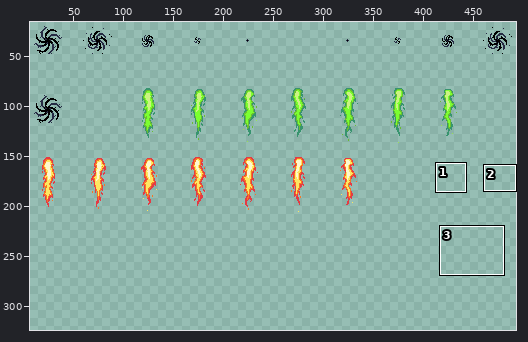
Two states of a sprite sheet, Nevermore Unity Project/Assets/Art Assets/Alex/Projectile Effects/magiceffects.png. Above, an overview of the earlier version with the close-up marked.
Close-up. As it was:
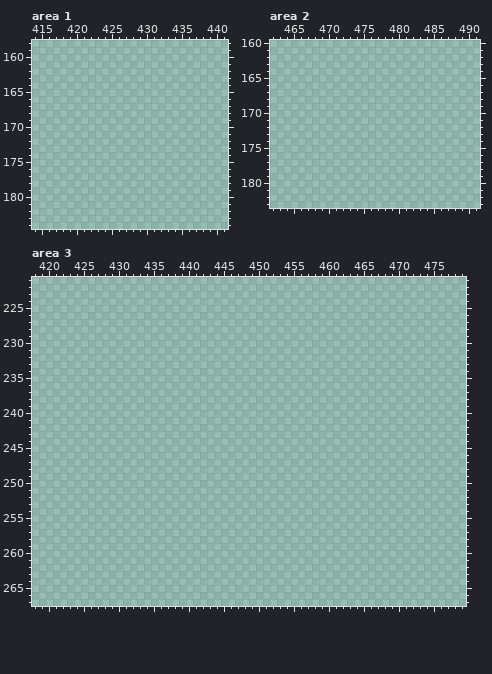
The file is 512x512 pixels. Shown: area 1: x 414..441, y 158..184; area 2: x 462..491, y 160..183; area 3: x 418..479, y 221..267. The old version is drawn lined up with the new one. The wide view leaves out empty margins. The commit also changed other parts of the picture, which this record leaves out.
After:
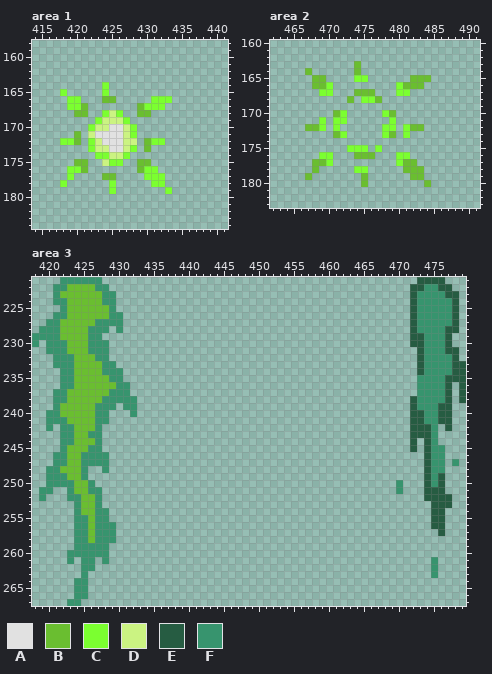
Palette (. is transparent): A #e1e1e1  B #6abe30  C #7bff30  D #cbf382  E #265c42  F #37946e
Diff:
drawings rearranged on the sheet (the old picture shows each at its new place; 6 dropped ones are not shown)
Area 1:
y 164: x 424 . -> C
y 165: x 418 . -> C; x 424 . -> C
y 166: x 419..420 .. -> CC; x 424..425 .. -> BB; x 431..433 ... -> CCC
y 167: x 419..421 ... -> CCB; x 429..432 .... -> BCCC
y 168: x 420..421 .. -> BB; x 424..426 ... -> CDC; x 429..430 .. -> BB
y 169: x 423..427 ..... -> CDDDC
y 170: x 422..428 ....... -> CDDAADC
y 171: x 420 . -> B; x 422..428 ....... -> DAAAADC
y 172: x 418..420 ... -> CCB; x 422..428 ....... -> CDAAADD; x 430..432 ... -> BCC
y 173: x 422..428 ....... -> CDDAADC; x 430 . -> B
y 174: x 423..427 ..... -> CCDDC
y 175: x 420..421 .. -> BB; x 424..426 ... -> DCC; x 429..430 .. -> BB
y 176: x 419..421 ... -> CCB; x 429..431 ... -> BCC
y 177: x 419 . -> C; x 424..425 .. -> BB; x 430..432 ... -> CCC
y 178: x 418 . -> C; x 425 . -> C; x 431..432 .. -> CC
y 179: x 425 . -> C; x 433 . -> C
Area 2:
y 163: x 474 . -> B
y 164: x 467 . -> B; x 474 . -> B
y 165: x 468..469 .. -> BB; x 474..475 .. -> CC; x 482..484 ... -> BBB
y 166: x 468..470 ... -> BBC; x 480..483 .... -> CBBB
y 167: x 469..470 .. -> CC; x 474..476 ... -> BBB; x 480..481 .. -> CC
y 168: x 473 . -> B; x 475..477 ... -> CCB
y 170: x 471..472 .. -> BC; x 478..479 .. -> CB
y 171: x 469 . -> C; x 471..472 .. -> CC; x 479 . -> C
y 172: x 467..469 ... -> BBC; x 471 . -> C; x 478..479 .. -> CC; x 481..483 ... -> CBB
y 173: x 471..472 .. -> BC; x 478..479 .. -> CB; x 481 . -> C
y 175: x 473..475 ... -> CCC; x 477 . -> C
y 176: x 469..470 .. -> CC; x 474..476 ... -> BBB; x 480..481 .. -> CC
y 177: x 468..470 ... -> BBC; x 480..482 ... -> CBB
y 178: x 468 . -> B; x 474..475 .. -> CC; x 481..483 ... -> BBB
y 179: x 467 . -> B; x 475 . -> B; x 482..483 .. -> BB
y 180: x 475 . -> B; x 484 . -> B
Area 3:
y 221: x 422..427 ...... -> FFFFFF; x 473..476 .... -> EEEE
y 222: x 421..428 ........ -> FFBBBBFF; x 472..477 ...... -> EEFFEE
y 223: x 421..429 ......... -> FBBBBBBFF; x 472..478 ....... -> EFFFFEE
y 224: x 421..429 ......... -> FFBBBBBFF; x 472..478 ....... -> EFFFFFE
y 225: x 422..429 ........ -> FBBBBBBF; x 472..478 ....... -> EFFFFFE
y 226: x 421..430 .......... -> FFBBBBBBFF; x 472..478 ....... -> EFFFFFE
y 227: x 420..430 ........... -> FFBBBBBFFFF; x 472..478 ....... -> EFFFFFE
y 228: x 419..428 .......... -> FFFBBBBFFF; x 430 . -> F; x 472..478 ....... -> EFFFFEE
y 229: x 418..427 .......... -> FFFFBBBBFF; x 472..477 ...... -> EEFFFE
y 230: x 418 . -> F; x 420..428 ......... -> FFFBBBFFF; x 472..477 ...... -> EEFFFE
y 231: x 420..428 ......... -> FFFBBBFFF; x 473..478 ...... -> EFFFEE
y 232: x 421..428 ........ -> FFFBBBFF; x 473..478 ...... -> EFFFFE
y 233: x 421..429 ......... -> FFFBBBBFF; x 473..479 ....... -> EFFFFEE
y 234: x 422..430 ......... -> FFBBBBFFF; x 473..479 ....... -> EFFFFEE
y 235: x 422..430 ......... -> FFBBBBBFF; x 473..479 ....... -> FFFFEEE
y 236: x 422..431 .......... -> FFBBBBBBFF; x 473..477 ..... -> FFFFE; x 479 . -> E
y 237: x 421..431 ........... -> FFBBBBBBFFF; x 473..477 ..... -> FFFFE; x 479 . -> E
y 238: x 421..432 ............ -> FFBBBBBFFFFF; x 472..477 ...... -> EFFFFE; x 479 . -> E
y 239: x 421..429 ......... -> FBBBBBFFF; x 431..432 .. -> FF; x 472..477 ...... -> EFFFEE
y 240: x 420..428 ......... -> FFBBBBBFF; x 432 . -> F; x 472..477 ...... -> EEFFEE
y 241: x 420..428 ......... -> FFFBBBBFF; x 472..477 ...... -> EEFFEE
y 242: x 420 . -> F; x 422..427 ...... -> FFBBBF; x 472..475 .... -> EEEF; x 477 . -> E
y 243: x 422..427 ...... -> FFBBFF; x 472..475 .... -> EEEF
y 244: x 422..427 ...... -> FFBBBF; x 472 . -> E; x 474..475 .. -> EF
y 245: x 422..427 ...... -> FBBBFF; x 472 . -> E; x 474..476 ... -> EFF
y 246: x 421..428 ........ -> FFBBFFFF; x 474..476 ... -> EFF
y 247: x 421..428 ........ -> FFBBFFFF; x 474..476 ... -> EFF; x 478 . -> F
y 248: x 420..425 ...... -> FFBBBF; x 428 . -> F; x 474..476 ... -> EFF
y 249: x 420..425 ...... -> FFFBBF; x 474..476 ... -> EFE
y 250: x 420..426 ....... -> FFFFBBF; x 470 . -> F; x 474..476 ... -> EFE
y 251: x 419..420 .. -> FF; x 423..427 ..... -> FBBFF; x 470 . -> F; x 474..476 ... -> EEE
y 252: x 419 . -> F; x 423..427 ..... -> FFBBF; x 474..477 .... -> EEEE
y 253: x 424..427 .... -> FBBF; x 475..477 ... -> EEE
y 254: x 424..428 ..... -> FBBFF; x 475..476 .. -> EE
y 255: x 424..428 ..... -> FFBFF; x 475..476 .. -> EE
y 256: x 424..429 ...... -> FFBFFF; x 475..476 .. -> EE
y 257: x 424..429 ...... -> FFBFFF; x 476 . -> E
y 258: x 424..429 ...... -> FFBFFF
y 259: x 424..428 ..... -> FFFFF
y 260: x 423..428 ...... -> FFFFFF
y 261: x 423 . -> F; x 425..426 .. -> FF; x 428 . -> F; x 475 . -> F
y 262: x 425..426 .. -> FF; x 475 . -> F
y 263: x 425 . -> F; x 475 . -> F
y 264..266: x 424..425 .. -> FF
y 267: x 423..424 .. -> FF
